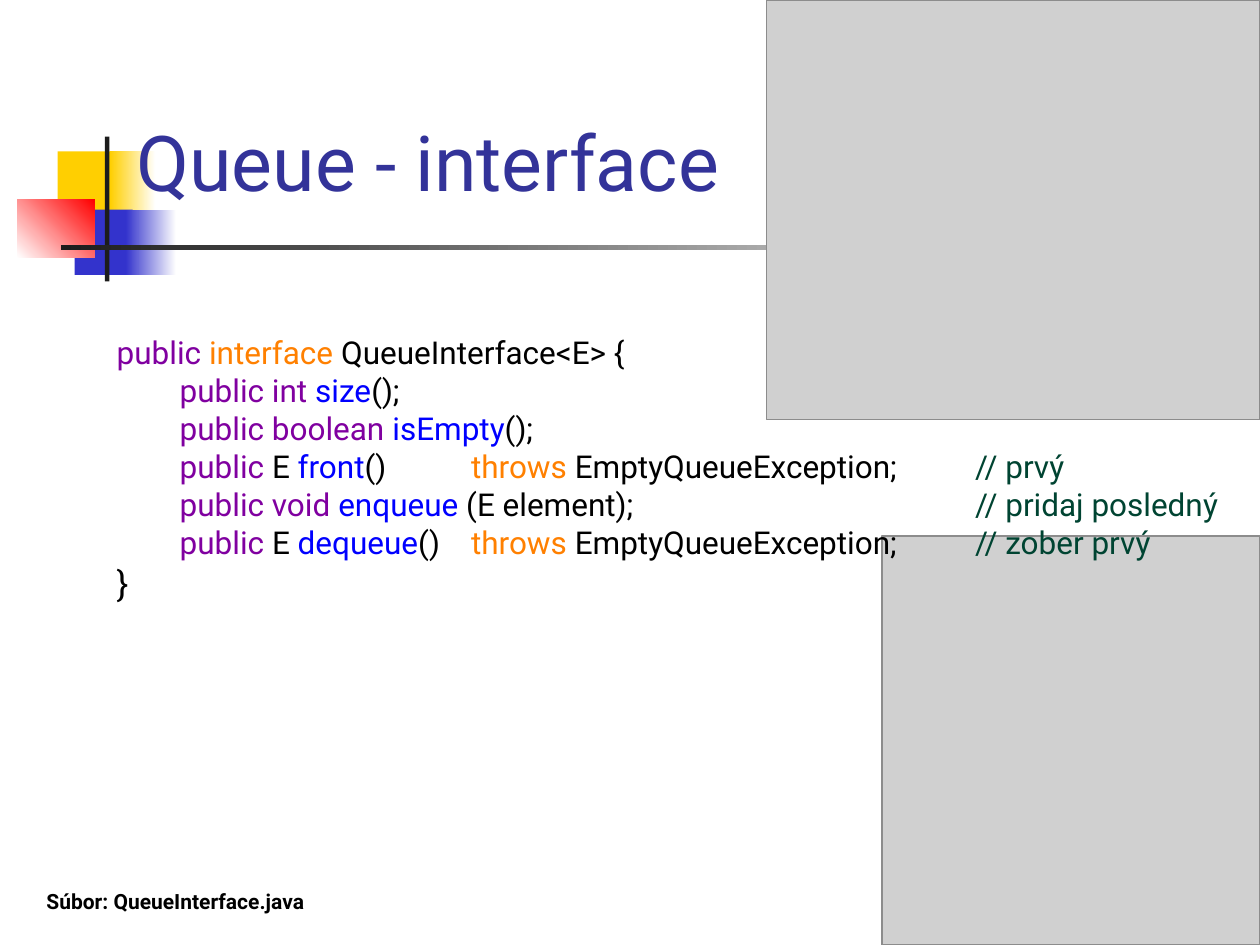
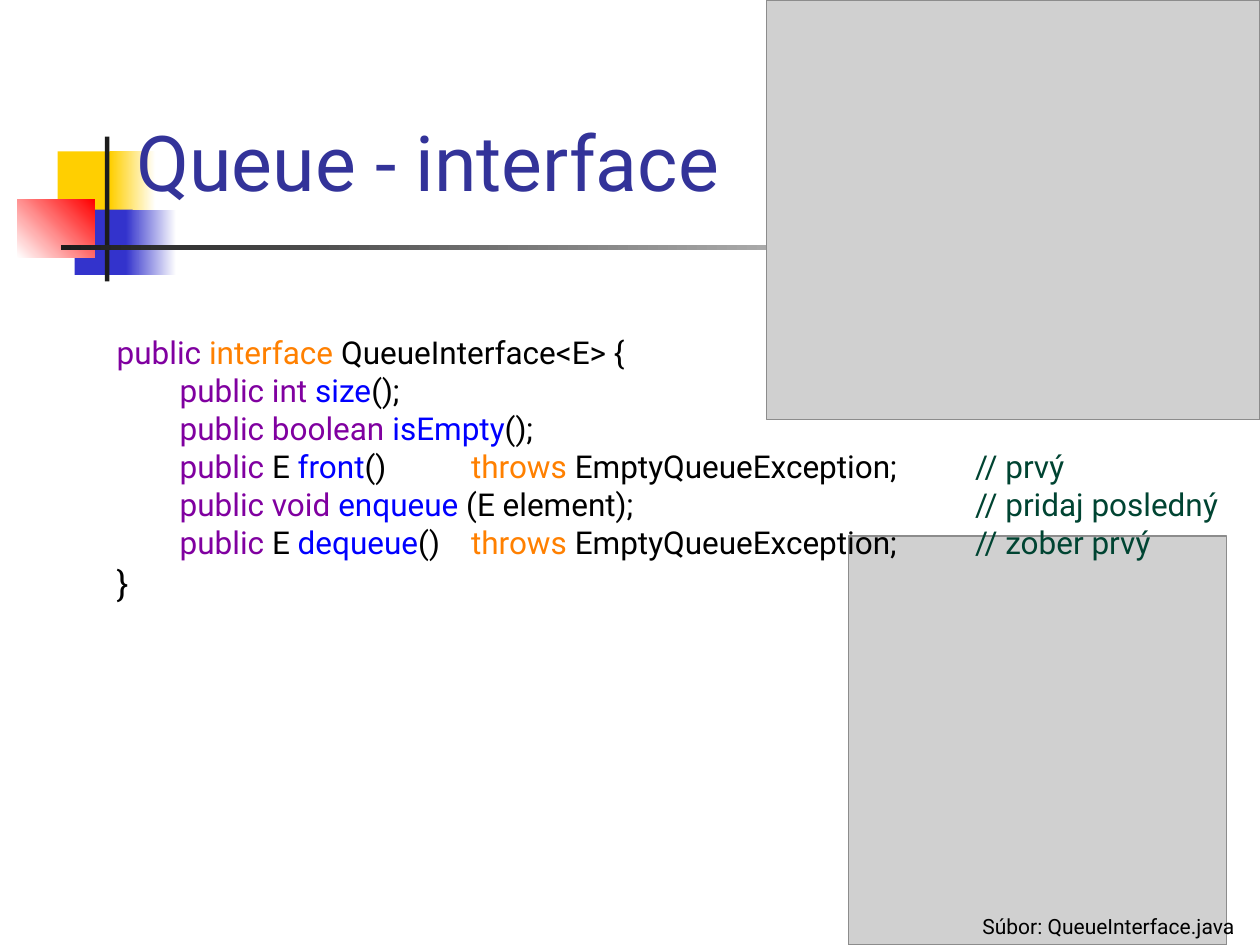
Before and after one commit to Programovanie4/Prednasky, a slide deck: slide 31 of 05/05_java.ppt (slide 25 before the commit). Drawn at 1260x945 pixels with LibreOffice and Linux fonts; fonts in the diff are those of the drawing; grey boxes stand for pictures. Boxes give left, top, right and bottom in pixels: in the first picture for what was removed or moved away, otherwise in the second. Text is boxed around its words. In the diff, an @@ line names an element or a change of style, - is before the commit and + after.

```diff
--- a/05/05_java.ppt
+++ b/05/05_java.ppt
@@ picture: place and size @@
-picture at box(882, 537, 1260, 945)
+picture at box(848, 537, 1226, 945)
@@ text "Súbor: QueueInterface.java": place and size @@
-text "Súbor: QueueInterface.java" at box(46, 893, 304, 914)
+text "Súbor: QueueInterface.java" at box(982, 914, 1235, 940)
@@ text "Súbor: QueueInterface.java" at box(982, 914, 1235, 940): bold off @@
```
Also in this commit, not shown: 28 other slides changed, 6 slides added, 1 other file.
